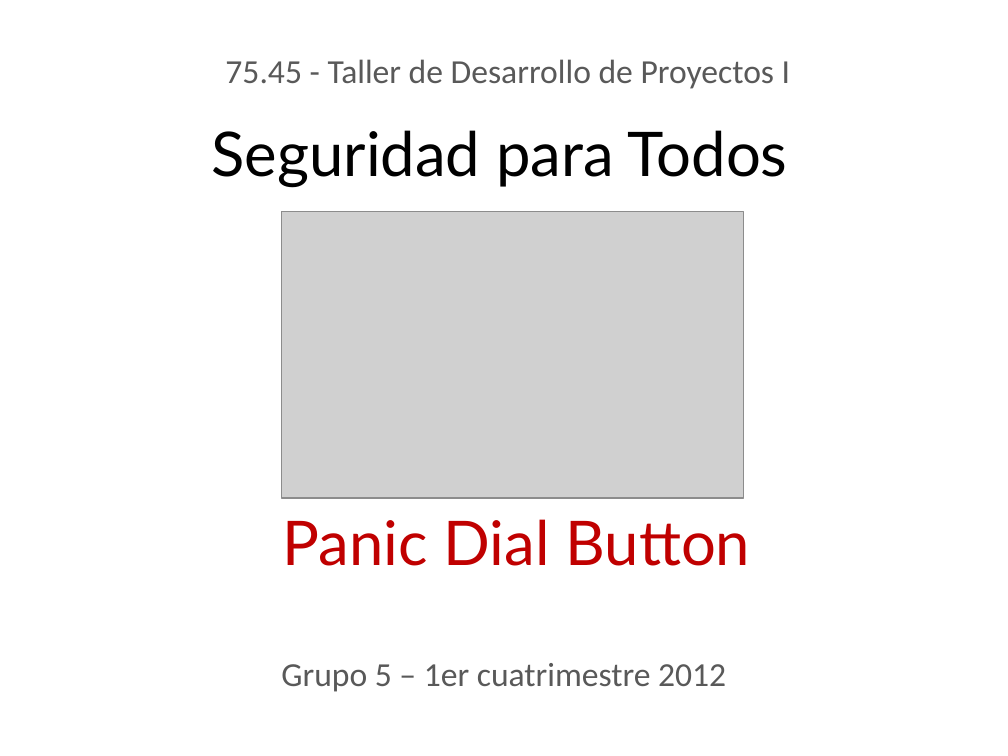
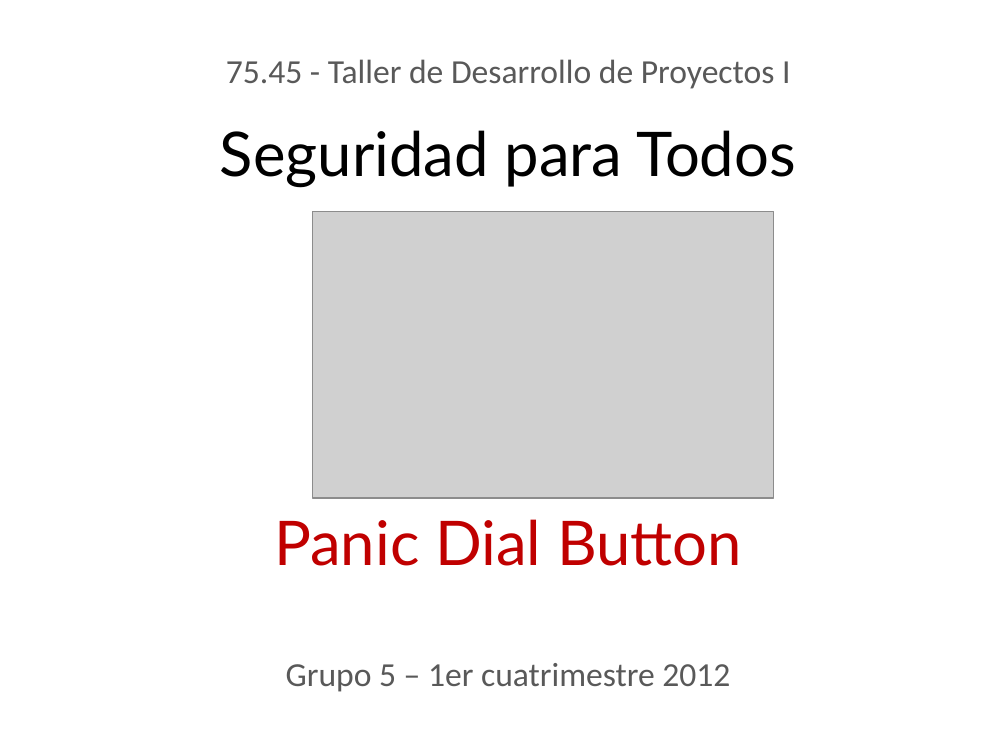
Before and after one commit to jmonetti/2012-1er-taller-de-desarrollo-de-proyectos-i, a slide deck: slide 1 of docs/Presentacion.pptx. Drawn at 1008x756 pixels with LibreOffice and Linux fonts; fonts in the diff are those of the drawing; grey boxes stand for pictures; background and template pictures are left out. Boxes give left, top, right and bottom in pixels: in the first picture for what was removed or moved away, otherwise in the second. Text is boxed around its words. In the diff, an @@ line names an element or a change of style, - is before the commit and + after.

Commit message:
Agregado de menu (sin funcionalidad). Actualización de presentacion.

```diff
--- a/docs/Presentacion.pptx
+++ b/docs/Presentacion.pptx
@@ title "Seguridad para Todos": place and size @@
-title "Seguridad para Todos" at [212, 130, 788, 188]
+title "Seguridad para Todos" at [220, 130, 796, 188]
@@ picture: place and size @@
-picture at [282, 212, 744, 498]
+picture at [312, 212, 774, 498]
@@ text "Panic Dial Button": place and size @@
-text "Panic Dial Button" at [283, 519, 751, 566]
+text "Panic Dial Button" at [274, 519, 742, 566]
@@ text "Grupo 5 – 1er cuatrimestre ...": place and size @@
-text "Grupo 5 – 1er cuatrimestre ..." at [281, 663, 726, 692]
+text "Grupo 5 – 1er cuatrimestre ..." at [286, 663, 730, 692]
```
Also in this commit, not shown: 4 other files.
